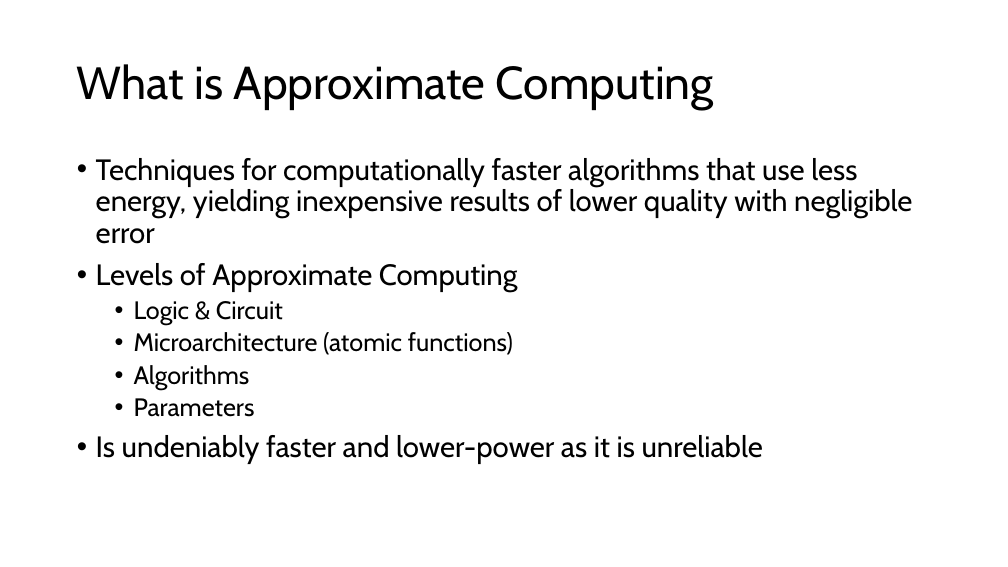
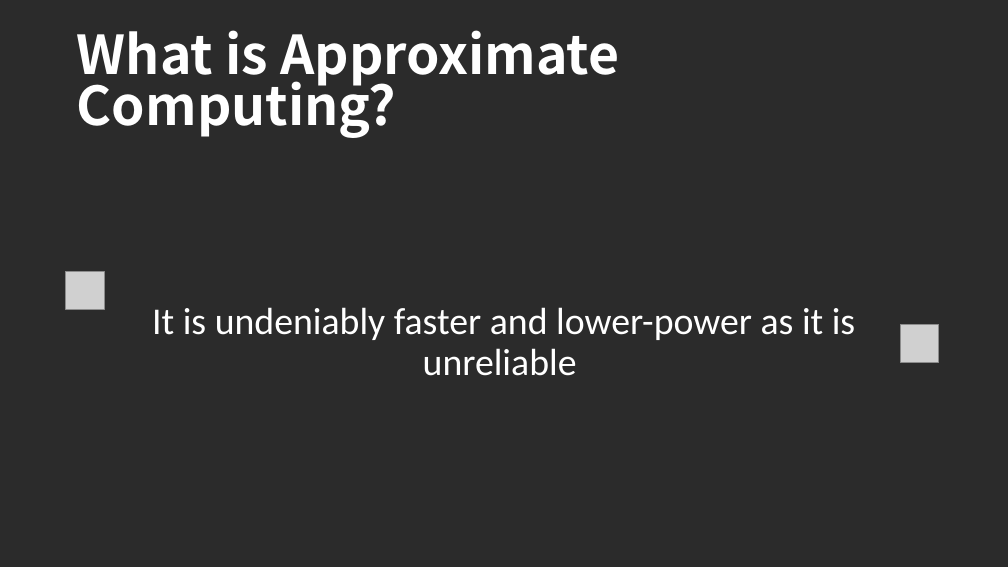
Before and after one commit to LoloMarty/2024-, a slide deck: slide 16 of CS4630/Approximate Computing.pptx (slide 5 before the commit). Drawn at 1008x567 pixels with LibreOffice and Linux fonts; fonts in the diff are those of the drawing; grey boxes stand for pictures; background and template pictures are left out; a plain dark background stands for a picture behind light text. Boxes give left, top, right and bottom in pixels: in the first picture for what was removed or moved away, otherwise in the second. Text is boxed around its words. In the diff, an @@ line names an element or a change of style, - is before the commit and + after.

```diff
--- a/CS4630/Approximate Computing.pptx
+++ b/CS4630/Approximate Computing.pptx
@@ background #FFFFFF to picture (left out) @@
@@ text "What is Approximate Computing?" at box(77, 30, 619, 138): vertical alignment middle to bottom @@
@@ text at box(77, 30, 619, 138): text changed; size 44 to 51 pt; font Cabin to Noto Sans CJK SC; text colour #000000 to #FFFFFF; bold on @@
-What is Approximate Computing
+What is Approximate Computing?
@@ picture added at box(66, 271, 104, 310) @@
@@ text at box(152, 307, 855, 376): text changed; size 28 to 36 pt; font Cabin to Calibri; text colour #000000 to #FFFFFF @@
-• Techniques for computationally faster algorithms that use less energy, yielding inexpensive results of lower quality with negligible error
-• Levels of Approximate Computing
-  • Logic & Circuit
-  • Microarchitecture (atomic functions)
-  • Algorithms
-  • Parameters
-• Is undeniably faster and lower-power as it is unreliable
+It is undeniably faster and lower-power as it is unreliable
@@ picture added at box(901, 324, 939, 363) @@
```
Also in this commit, not shown: 16 other slides changed, 9 slides added, 10 slides removed, 1 other file.
